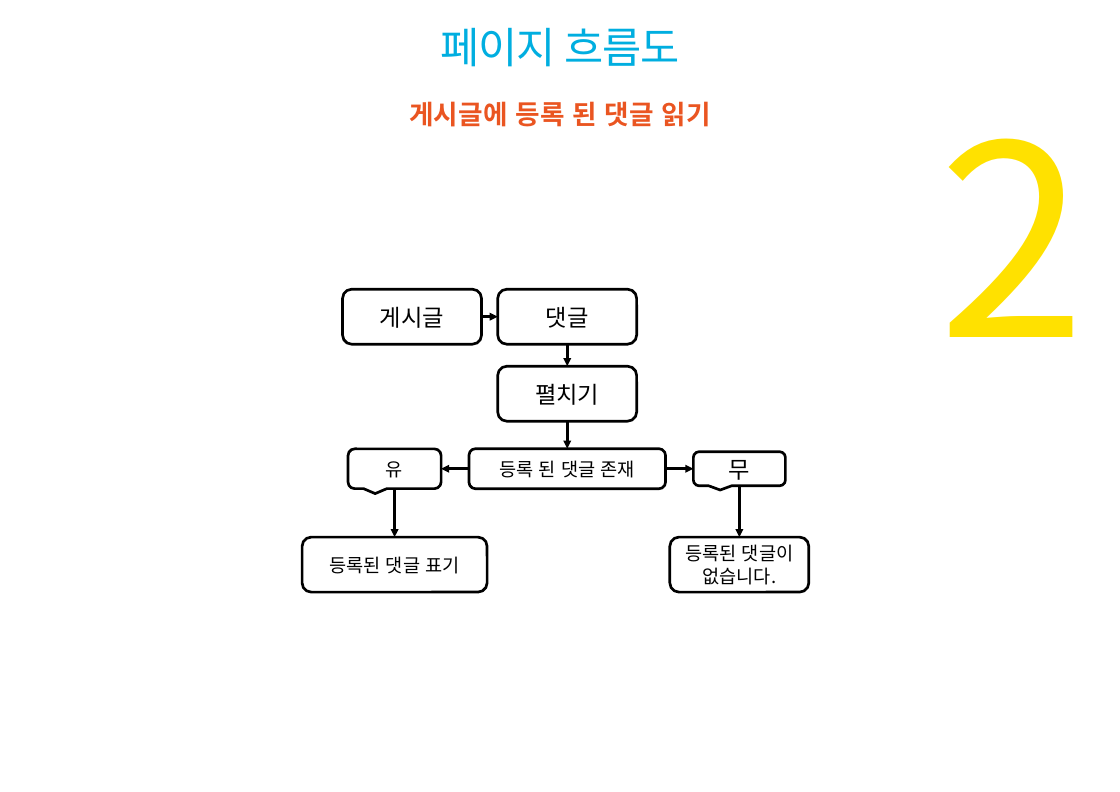
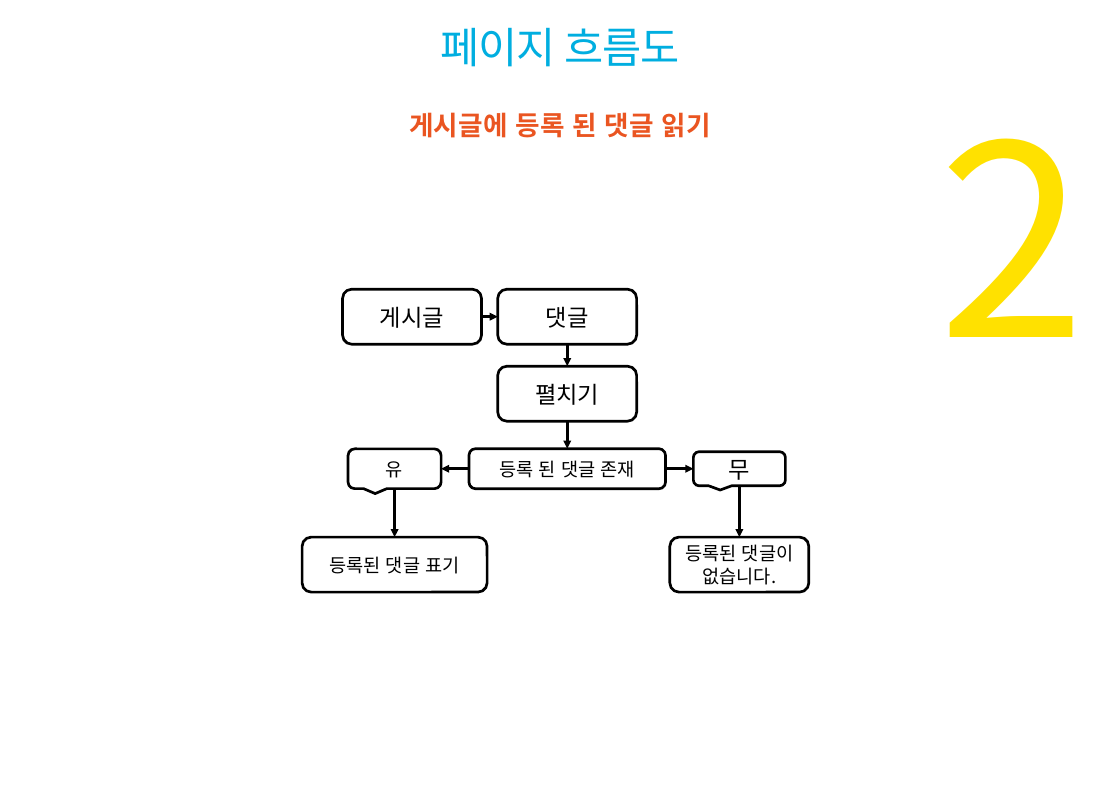
Before and after one commit to luke9349/LTNS_jsp_re, a slide deck: slide 22 of DOC/LTNS_jsp_최종.pptx. Drawn at 1120x792 pixels with LibreOffice and Linux fonts; fonts in the diff are those of the drawing; background and template pictures are left out. Boxes give left, top, right and bottom in pixels: in the first picture for what was removed or moved away, otherwise in the second. Text is boxed around its words. In the diff, an @@ line names an element or a change of style, - is before the commit and + after.

```diff
--- a/DOC/LTNS_jsp_최종.pptx
+++ b/DOC/LTNS_jsp_최종.pptx
@@ text "게시글에 등록 된 댓글 읽기": place and size @@
-text "게시글에 등록 된 댓글 읽기" at <box>409,101,710,127</box>
+text "게시글에 등록 된 댓글 읽기" at <box>409,112,710,138</box>
```
Also in this commit, not shown: 8 other slides changed, 1 other file.
